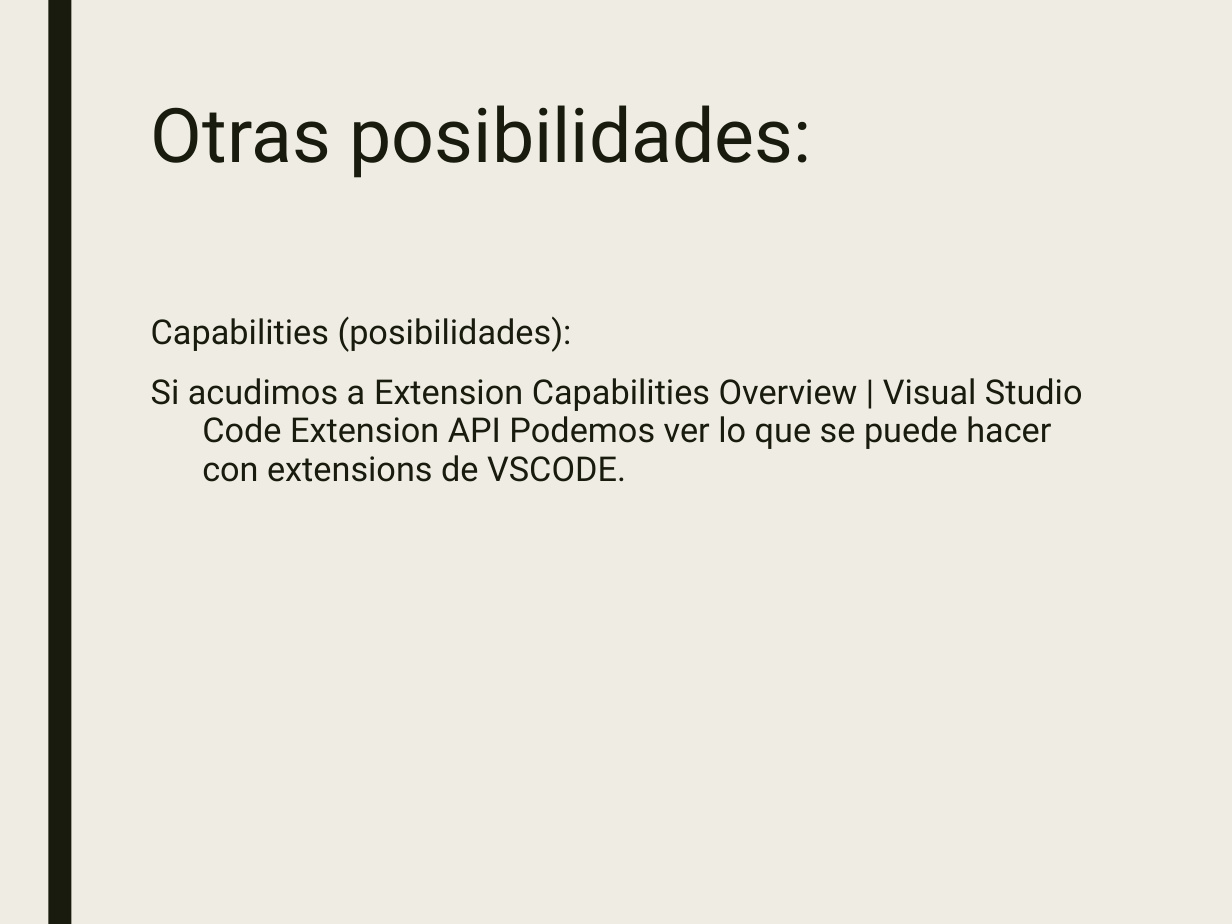
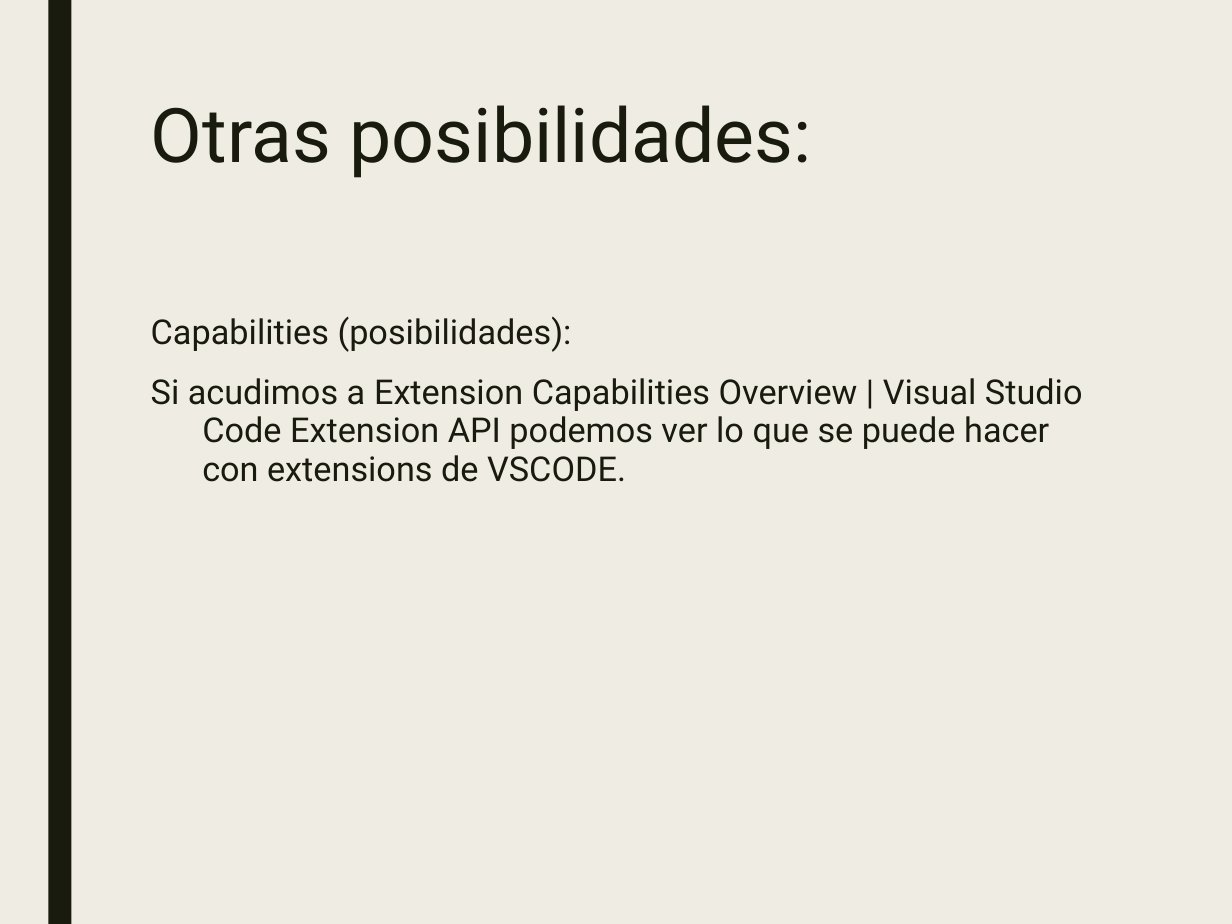
Before and after one commit to JalmarazMartn/dotnetrioja1, a slide deck: slide 33 of VSCODE Extensiones.ppt (slide 15 before the commit). Drawn at 1232x924 pixels with LibreOffice and Linux fonts; fonts in the diff are those of the drawing. Boxes give left, top, right and bottom in pixels: in the first picture for what was removed or moved away, otherwise in the second. Text is boxed around its words. In the diff, an @@ line names an element or a change of style, - is before the commit and + after.

Commit message:
Presentación

```diff
--- a/VSCODE Extensiones.ppt
+++ b/VSCODE Extensiones.ppt
@@ text at (151,378,1083,482): text changed @@
-Si acudimos a Extension Capabilities Overview | Visual Studio Code Extension API Podemos ver lo que se puede hacer con extensions de VSCODE.
+Si acudimos a Extension Capabilities Overview | Visual Studio Code Extension API podemos ver lo que se puede hacer con extensions de VSCODE.
```
Also in this commit, not shown: 4 other slides changed, 3 slides added, 2 slides removed, 1 other file.
